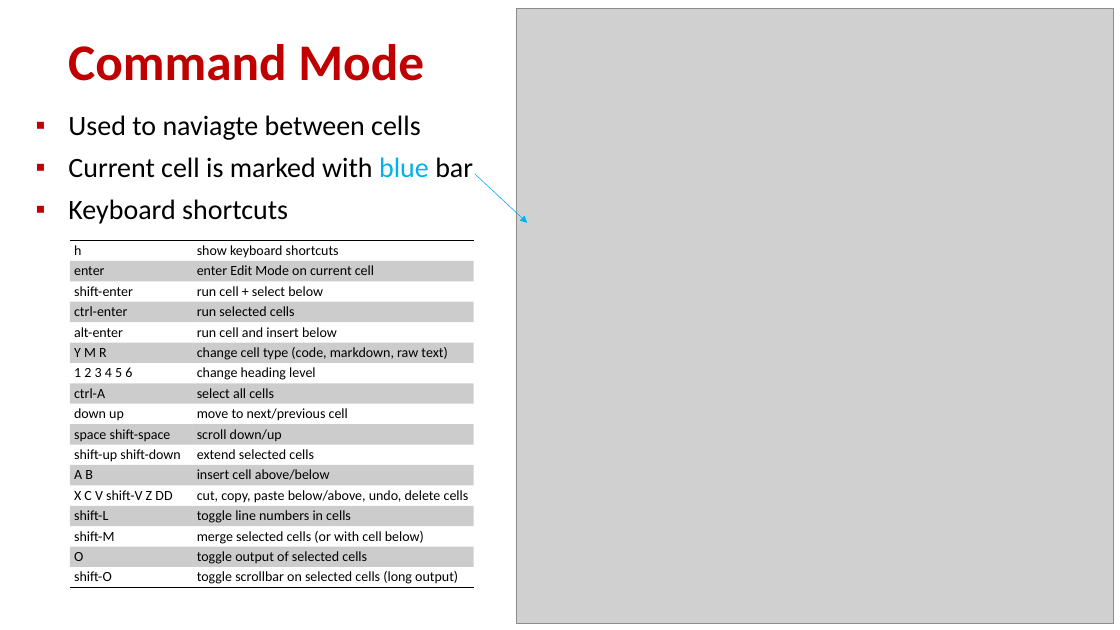
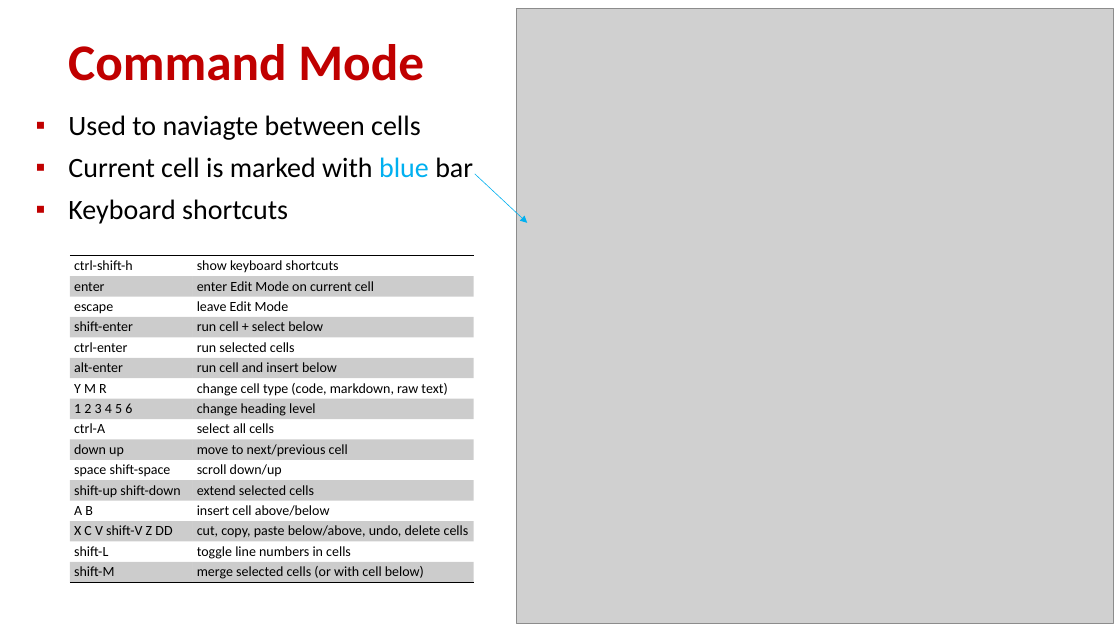
Before and after one commit to gsbrodal/gsbrodal.github.io, a slide deck: slide 27 of ipsa/slides/optimization.pptx. Drawn at 1120x630 pixels with LibreOffice and Linux fonts; fonts in the diff are those of the drawing; grey boxes stand for pictures. Boxes give left, top, right and bottom in pixels: in the first picture for what was removed or moved away, otherwise in the second. Text is boxed around its words. In the diff, an @@ line names an element or a change of style, - is before the commit and + after.

```diff
--- a/ipsa/slides/optimization.pptx
+++ b/ipsa/slides/optimization.pptx
@@ table at [70,255,474,583] @@
-row 1, column 1: h
+row 1, column 1: ctrl-shift-h
+row 3: escape | leave Edit Mode
-row 16: O | toggle output of selected cells
-row 17: shift-O | toggle scrollbar on selected cells (long output)
@@ table: place and size @@
-table at [70,240,474,588]
+table at [70,255,474,583]
```
Also in this commit, not shown: 3 other slides changed, 5 other files.
